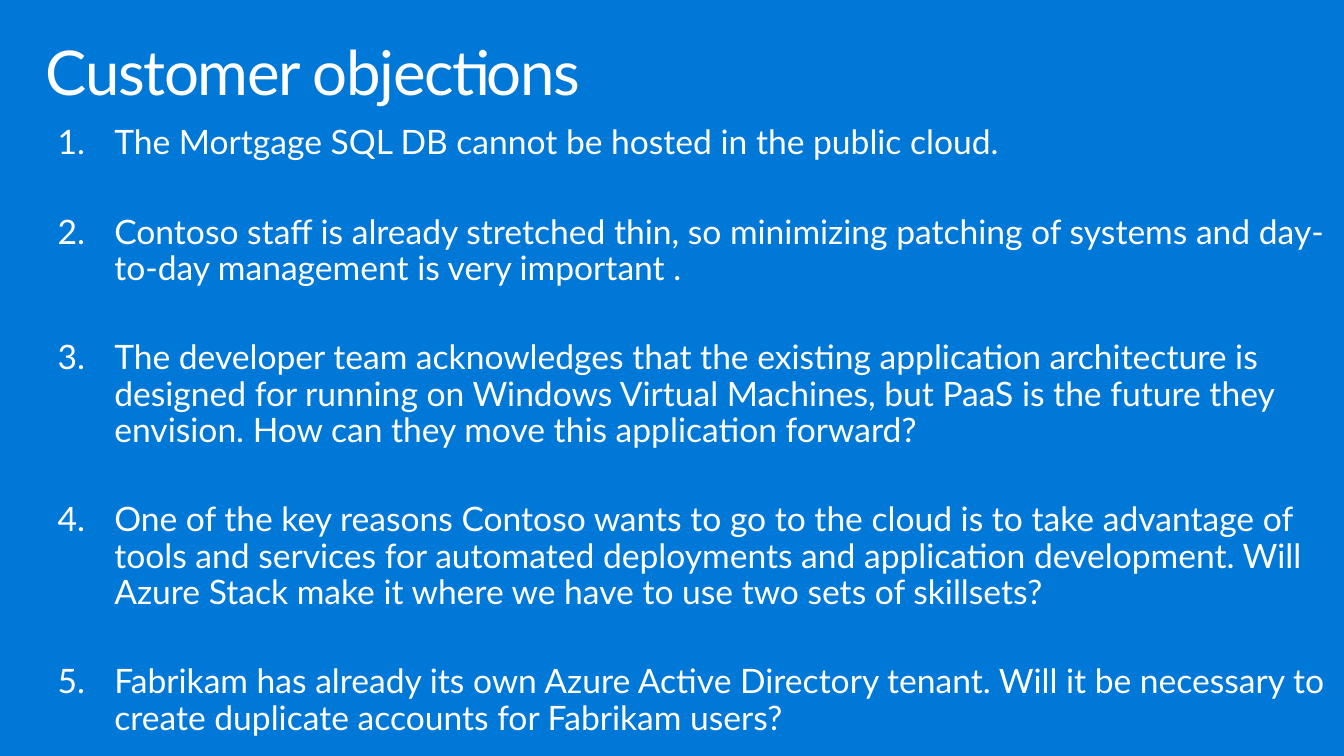
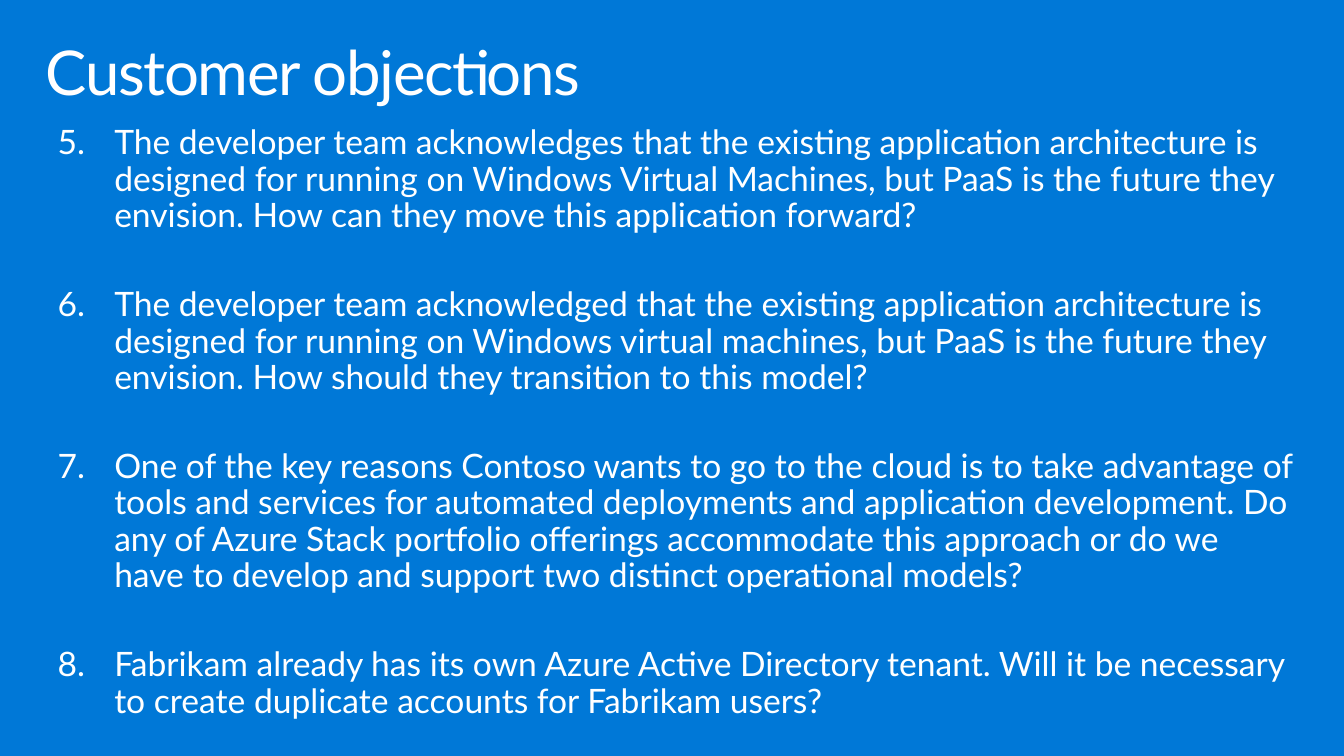
Before and after one commit to polichtm/MCW-Azure-Stack, a slide deck: slide 19 of Whiteboard design session/WDS trainer presentation - Azure Stack.pptx (slide 15 before the commit). Drawn at 1344x756 pixels with LibreOffice and Linux fonts; fonts in the diff are those of the drawing. Boxes give left, top, right and bottom in pixels: in the first picture for what was removed or moved away, otherwise in the second. Text is boxed around its words. In the diff, an @@ line names an element or a change of style, - is before the commit and + after.

Commit message:
pptx

```diff
--- a/Whiteboard design session/WDS trainer presentation - Azure Stack.pptx
+++ b/Whiteboard design session/WDS trainer presentation - Azure Stack.pptx
@@ text at <box>114,129,1324,286</box>: paragraphs removed @@
-1. The Mortgage SQL DB cannot be hosted in the public cloud.
-2. Contoso staff is already stretched thin, so minimizing patching of systems and day-to-day management is very important .
@@ text at <box>114,291,1293,719</box>: text changed @@
-4. One of the key reasons Contoso wants to go to the cloud is to take advantage of tools and services for automated deployments and application development. Will Azure Stack make it where we have to use two sets of skillsets?
-5. Fabrikam has already its own Azure Active Directory tenant. Will it be necessary to create duplicate accounts for Fabrikam users?
+6. The developer team acknowledged that the existing application architecture is designed for running on Windows virtual machines, but PaaS is the future they envision. How should they transition to this model?
+7. One of the key reasons Contoso wants to go to the cloud is to take advantage of tools and services for automated deployments and application development. Do any of Azure Stack portfolio offerings accommodate this approach or do we have to develop and support two distinct operational models?
+8. Fabrikam already has its own Azure Active Directory tenant. Will it be necessary to create duplicate accounts for Fabrikam users?
```
Also in this commit, not shown: 24 other slides changed, 15 slides added, 1 slide removed, 2 other files.
